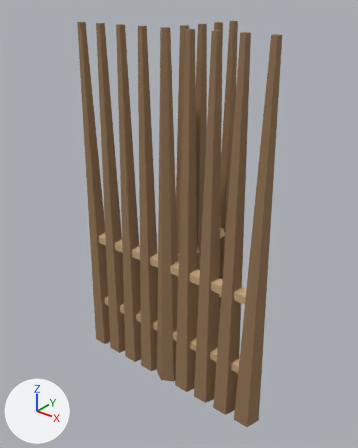
The glTF model assets/3d/models/palisade_0b.glb, before and after one commit.
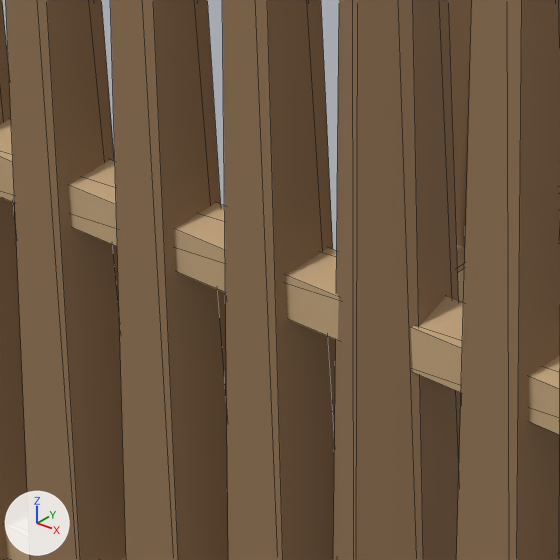
Each version appears first whole from a 50 mm camera at (1.377, -1.634, 1.959) aimed at (-0.059, 0.161, 0.846), and next in a close-up on the part from 29% to 54% of the width and 47% to 68% of the height. Lighting does not change. The marker at lower left points along +X, +Y and +Z. The older version's two pictures come first. The close-ups show mesh edges as thin lines. Vertices at exactly the same position are counted once.

Objects in the first close-up: 'palisade_0b'.
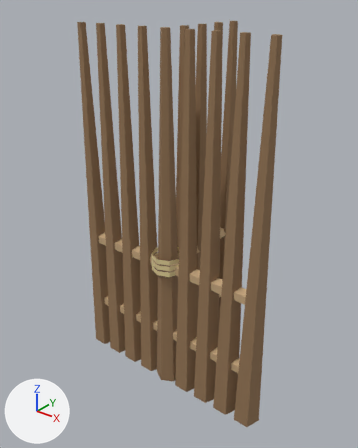
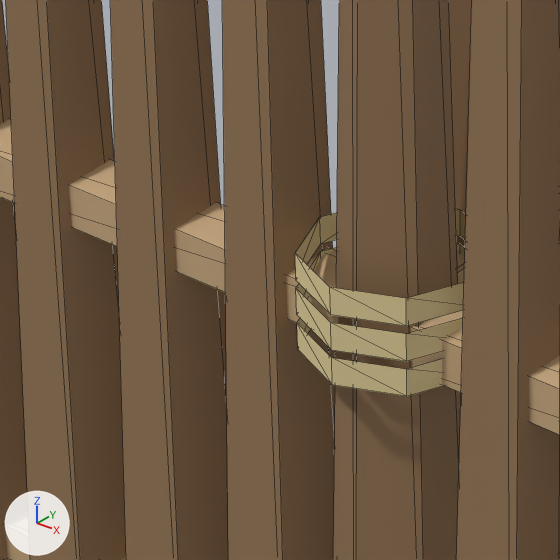
Where the change shows, as pixel boxes [x1, y1, x2, y2] in the close-ups (560 x 560 px):
part 1 of me_palisade_0b, added (beige): after [297, 319, 444, 396]
part 2 of me_palisade_0b, added (beige): after [296, 244, 465, 361]
part 3 of me_palisade_0b, added (beige): after [295, 209, 466, 326]

The change, as a list of edits to the scene's bpy script:
```text
Add mat_thatch:
    mat_thatch = principled_material('thatch')
    mat_thatch.base_color = (0.78, 0.64, 0.33)  # beige #e5d19b
    mat_thatch.roughness = 0.85
Change me_palisade_0b:
    used by ob_palisade_0b; location = (0.0, 0.0, 0.0)
    remove me_palisade_0b.from_pydata(...)  # 190 vertices, 308 faces; spans x -0.56..0.56, y -0.07..0.56, z 0.0..1.8
    add me_palisade_0b.from_pydata(...)  # 238 vertices, 356 faces; spans x -0.56..0.56, y -0.08..0.56, z 0.0..1.8
    me_palisade_0b part 1: a new loose piece of 16 vertices spanning x -0.08..0.08, y -0.08..0.08, z 0.68..0.7, in mat_thatch (beige #e5d19b)
    me_palisade_0b part 2: a new loose piece of 16 vertices spanning x -0.08..0.08, y -0.08..0.08, z 0.71..0.73, in mat_thatch (beige #e5d19b)
    me_palisade_0b part 3: a new loose piece of 16 vertices spanning x -0.08..0.08, y -0.08..0.08, z 0.74..0.77, in mat_thatch (beige #e5d19b)
    other edits to the shape of me_palisade_0b do not show in these pictures
    add me_palisade_0b.materials.append(mat_thatch)  # beige #e5d19b
```
